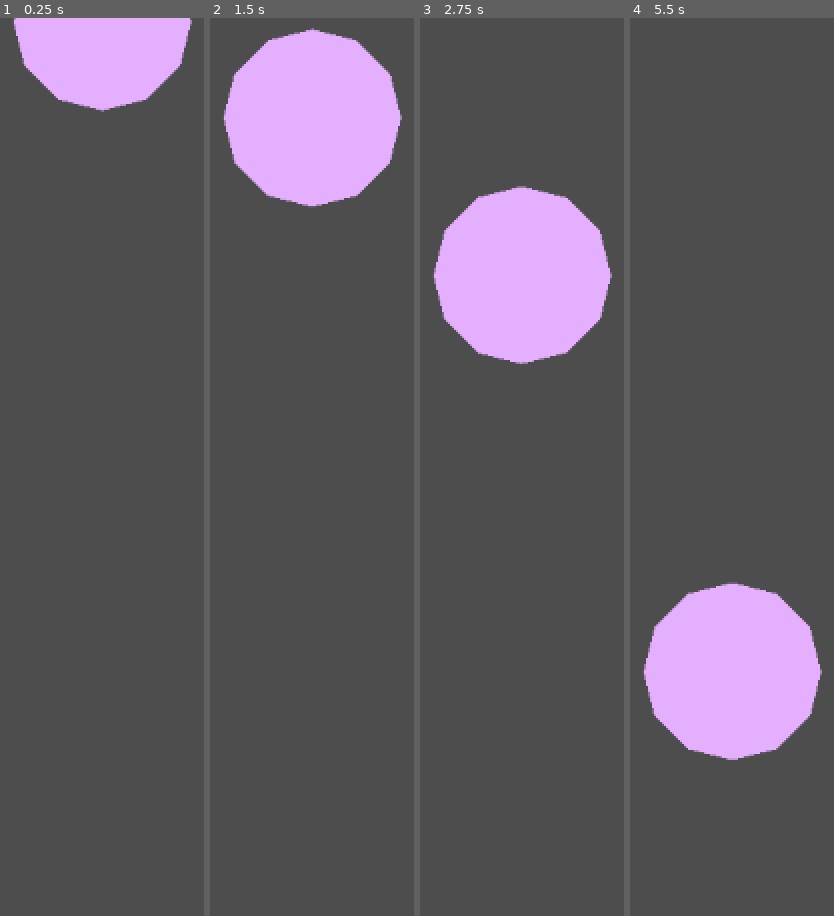
Above: before the commit, frames 1-4 (left to right).
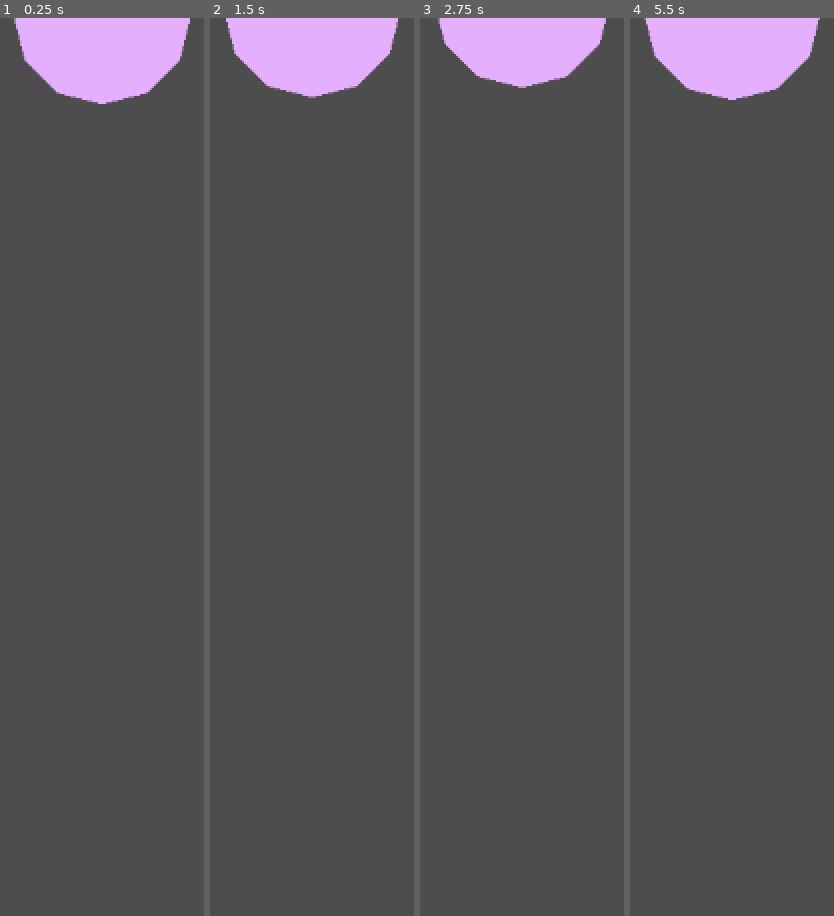
Above: after the commit, the same moments.

Repository: theascone/ggj25
Game: Godot game, scene res://scenes/level1.tscn
Two runs of this game, one before a commit and one after it. Both use one fixed random seed, a clock stepped at 60 frames per second and the inputs below.
Inputs:
- Up to frame 1 (0.25 s): no input
- Up to frame 2 (1.5 s): tap Enter (ui_accept) at 0.5, 0.77 s; hold Right (ui_right) from 0.53 s (still down)
- Up to frame 3 (2.75 s): tap Enter (ui_accept) at 1.52 s; release Right (ui_right) at 2.03 s; hold Left (ui_left) from 2.03 s (still down)
- Up to frame 4 (5.5 s): release Left (ui_left) at 2.78 s; hold Right (ui_right) 2.78-4.28 s; tap Enter (ui_accept) at 3.02, 3.77, 4.52 s; hold Left (ui_left) 4.28-5.03 s; hold Right (ui_right) from 5.03 s (still down)

The runs differ from the first frame. In frame 1, 0.8% of the frame differs, in the area x 6-95%, y 0-11%; in frame 2, 12%; in frame 3, 18%; in frame 4, 19%, in the area x 6-95%, y 0-83%.

Commit message:
added wabering

Diff:
--- a/scenes/bubble.gd
+++ b/scenes/bubble.gd
@@ -3,15 +3,18 @@
 
 @export var acceleration = 600.0
 @export var dampening = 0.9
+@export var sine_amplitude = 250.0
+@export var sine_frequency = 0.0035
 
 func _physics_process(delta: float) -> void:
 	# Add the gravity.
 	#if not is_on_floor():
-	velocity += get_gravity() * delta
+	#velocity += get_gravity() * delta
 
 	var direction = Input.get_vector("move_left", "move_right", "move_up", "move_down")
-	print(direction)
+
 	velocity += direction * acceleration * delta
+	velocity += Vector2(0.0, sin(Time.get_ticks_msec()*sine_frequency))
 
 	velocity = lerp(velocity, Vector2(0.0, 0.0), dampening * delta)
 
